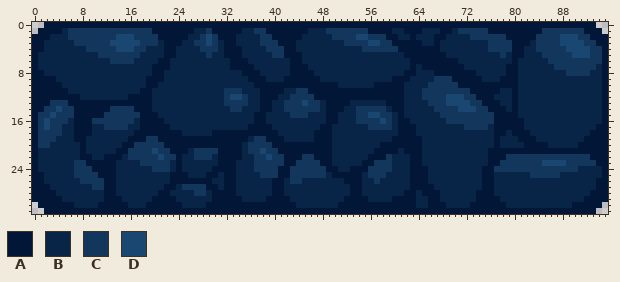
Pixel-art file -- sprites/map/platform.aseprite. The picture above is the old version.
96x32 pixels, 1 frame.
Palette (. is transparent): A #021638  B #082447  C #13375c  D #194772
Pixels before, first column x 0:
 0 ..AAAAAAAAAAAAAAAAAAAAAAAAAAAAAAAAAAAAAAAAAAAAAAAAAAAAAAAAAAAAAAAAAAAAAAAAAAAAAAAAAAAAAAAAAAAA..
 1 .AAAABCCCCCCCCCCCCCCAAAAAAABBCAAAAABBCCAAAAAAABBBCCCCCCCAAAABBAAABBBAABCCCCCAAAAAAAAACCCCCCCAAA.
 2 AAABBBCCCCCCCCDDDCCCCAAAAABBCDCAAABBBBCCAAAAABBBBBCCCCDDCCCAABBABBBAABBBBCCCCCCAAAAACCCCDDDCCAAA
 3 AABBBBBCCCCCCDDDDDCCCBAAABBCCDCBAABBBBCCCAAABBBBBBBBCCCCDDCCAAAAABBABBBBBBBBCCCCAAABCCCCDDDDCCAA
 4 AABBBBBBBCCCCCDDDCCBBBAABBBBCCCBAAABBBBCCCAABBBBBBBBBBBCCCCCCAAAAAAABBBBBBBBCCCCAABBCCCCCDDDDCCA
 5 ABBBBBBBBBBCCCCCCCBBBBAABBBBBCBBAAABBBBBCCAAABBBBBBBBBBBBBBBBBAAAAAAABBBBBBBBBCBAABBBCCCCCDDDCCA
 6 ABBBBBBBBBBBBCCCCBBBBAABBBBBBBBBBAAABBBBBBBAABBBBBBBBBBBBBBBBBBAAAAAAAABBBBBBBBBABBBBBCCCCCCCCCA
 7 ABBBBBBBBBBBBBBBBBBBAAABBBBBBBBBBAAAABBBBBBAAABBBBBBBBBBBBBBBBBABAAAAAAABBBBBBBAABBBBBBCCCCCCCBA
 8 AABBBBBBBBBBBBBBBBBBAABBBBBBBBBBBBBAAABBBBBAAAABBBBBBBBBBBBBBBAABBBAAAAAAABBBBBAABBBBBBBBCCCCBBA
 9 AAAABBBBBBBBBBBBBBBAAABBBBBBBBBBBBBBAAABBBAAAAAABBBBBBBBBBBBAAABBBBCCCAAAAABBBAAABBBBBBBBBBBBBBA
10 AAAAABBBBBBBBBBBBBBAABBBBBBBBBBBBBBBBAAAAAAAAAAAAAABBBBBBAAAAABBBBCCCCCAAAAAAAAAABBBBBBBBBBBBBBA
11 AAAAAABBBBBBBBBBBBAABBBBBBBBBBBBCCCBBBAAAABBCCAAAAAAAAAAAAAAAABBBCCCCCCCCAAAAABBABBBBBBBBBBBBBBA
12 AAAAAAAABBBBBBBBAAAABBBBBBBBBBBBCDDCBBAAABBCCCCAAAAAAAAAAAAAAABBBCCCCDDDCCAAABBBABBBBBBBBBBBBBBA
13 AAACCCAAAAAAAAAAAAAABBBBBBBBBBBBCCCCBBAABBCCCDCCBAAAABBBBBBAAABBBBCCCDDDDCCAAABBABBBBBBBBBBBBBBA
14 AACCDCCAAAAAACCCCAAABBBBBBBBBBBBBCCBBBAABBCCCCCCBAAABBCCCCCBAABBBBBCCCCDDDCCAAABABBBBBBBBBBBBBBA
15 ACCDCCCAAAAACCCCCCAAABBBBBBBBBBBBBBBBAABBBBCCCBBBAABBBCCDDCCBABBBBBBCCCCCCCCCAAAABBBBBBBBBBBBBBA
16 ACDCCCBAAACCCCCCCBAAAABBBBBBBBBBBBBBBAABBBBBBBBBBAABBBCCCCDCBAABBBBBBCCCCCCCCAAAAABBBBBBBBBBBBBA
17 ACDCCBBAAABBCCCCBBAAAAABBBBBBBBBBBBBAAAABBBBBBBBAABBBBBBCCCCBAAABBBBBBBBCCCCBAAAAABBBBBBBBBBBBAA
18 ACCCCBBAAABBBBBBBAAAAAAAABBBBBAAAAAAAAAAABBBBBBAAABBBBBBBBBBBAAABBBBBBBBBBBBBAABAAABBBBBBBBBBAAA
19 ACCCBBBAABBBBBBBAAACCAAAAAAAAAAAAAAABCCAAABBBBBAAABBBBBBBBBBAAAAABBBBBBBBBBBBABBBAAABBBBBBBBAAAA
20 ACCBBBBBABBBBBBAACCCCCAAAAAAAAAAAAABCCCCAAAAAAAAAABBBBBBBBAAAAAAABBBBBBBBBBBBABBBBAAAABBBBBAAAAA
21 ABBBBBBBABBBBBAACCCCDCCAAABCCCCAAAABCCDCCAAAAAAAAABBBBBBBAAAABAAABBBBBBBBBBBAAAAAAAAAAAAAAAAAAAA
22 ABBBBBBBAABBAAABCCCCCDCCABBCCCBAAAABBCCDCCAAACCAAABBBBBBAAACBBBAABBBBBBBBBBBAAACCCCCCCCCCCCCCAAA
23 ABBBBBBCCAAAAABBBBCCCCCBABBBBBBAAABBBCCCCCAACCCCAABBBBBAACCCBBBAABBBBBBBBBBBAACCCCCCCDDDDCCCCCAA
24 ABBBBBBCCCAAAABBBBBBCCCBABBBBBAAAABBBCCCCAACCCCCCAABBAAACCCCBBBAAABBBBBBBBBAACCCCCCCCCCCCCCBBBBA
25 AABBBBBCCCCAAABBBBBBBBBAAABBBAABAABBBBCCCAACCCCCCBAAAAABCCCBBBBAAABBBBBBBBBAABBBBBBCCCCCBBBBBBBA
26 AABBBBBBCCCCAABBBBBBBBBAAAAAAABBAABBBBBBAABCCBBBBBBBAAABBCBBBBBAAABBBBBBBBBAABBBBBBBBBBBBBBBBBAA
27 AAABBBBBBBCCAABBBBBBBBAABCCCCAABAABBBBBBAABBBBBBBBBBBAABBBBBBBBAAAABBBBBBBBAABBBBBBBBBBBBBBBBBAA
28 AAAABBBBBBBBAABBBBBBBAABBBBCCBAAAABBBBBBAABBBBBBBBBBBAABBBBBBBAABAAABBBBBBAAABBBBBBBBBBBBBBBBAAA
29 AAAAABBBBBBBAAABBBBBAAAABBBBBBAAAAABBBBAAAABBBBBBBBBAAAABBBBAAAABBAABBBBBBAAAABBBBBBBBBBBBBBAAAA
30 .AAAAAABBBBAAAAABBBAAAAAABBBBAAAAAAAAAAAAAAABBBBBBBAAAAAAAAAAAAABBAAABBBBAAAAAABBBBBBBBBBBAAAAA.
31 ..AAAAAAAAAAAAAAAAAAAAAAAAAAAAAAAAAAAAAAAAAAAAAAAAAAAAAAAAAAAAAAAAAAAAAAAAAAAAAAAAAAAAAAAAAAAA..
Now the later version:
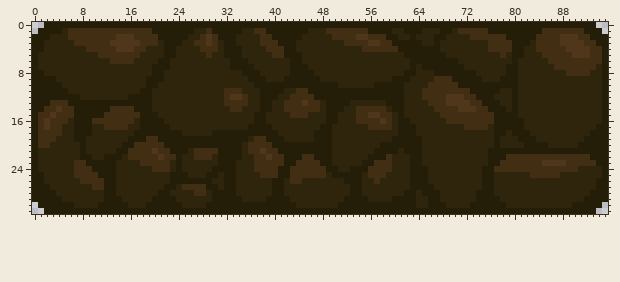
Difference:
{"colour":"A","old":"#021638","new":"#241e08"}
{"colour":"B","old":"#082447","new":"#2f250d"}
{"colour":"C","old":"#13375c","new":"#412e13"}
{"colour":"D","old":"#194772","new":"#50371c"}
{"label":"changed","picture_box":[32,22,608,214]}
